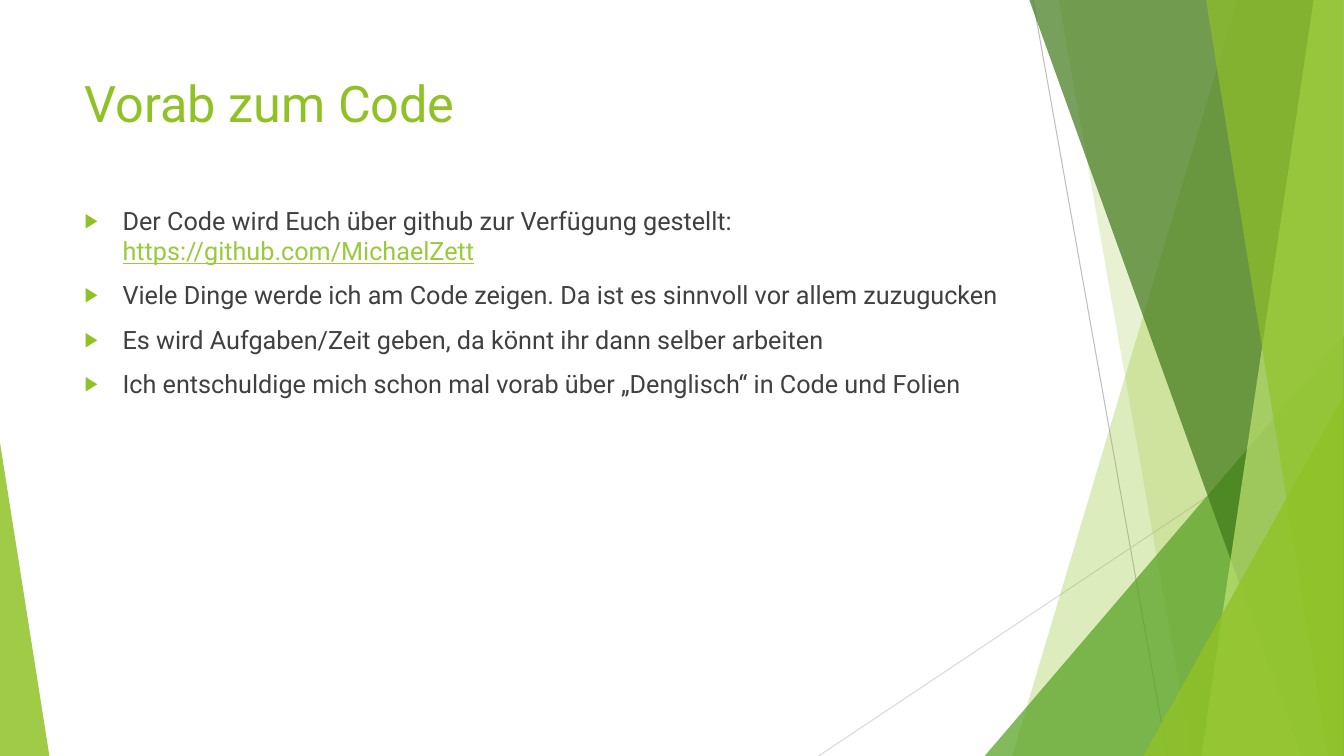
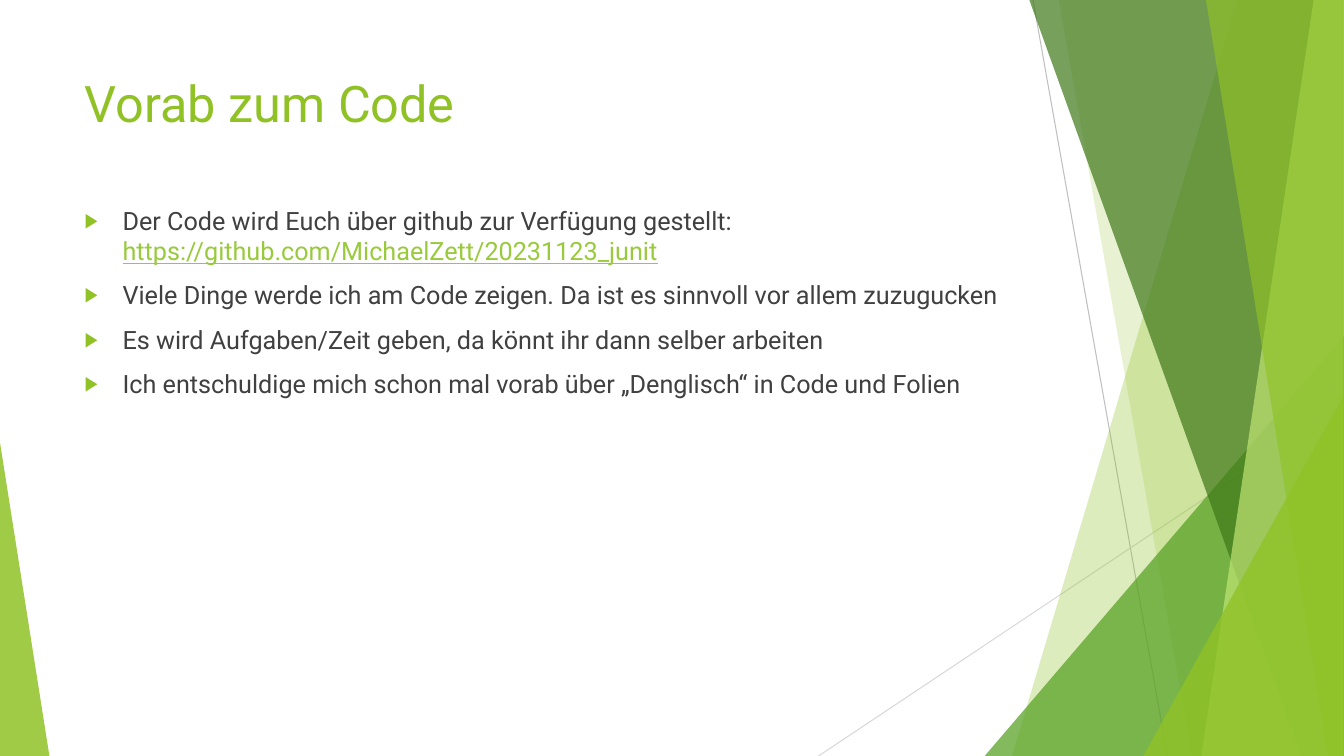
Before and after one commit to MichaelZett/20231123_junit, a slide deck: slide 30 of JUnit_intensiv.pptx. Drawn at 1344x756 pixels with LibreOffice and Linux fonts; fonts in the diff are those of the drawing. Boxes give left, top, right and bottom in pixels: in the first picture for what was removed or moved away, otherwise in the second. Text is boxed around its words. In the diff, an @@ line names an element or a change of style, - is before the commit and + after.

Commit message:
Add repo

```diff
--- a/JUnit_intensiv.pptx
+++ b/JUnit_intensiv.pptx
@@ text at (x1=123, y1=211, x2=732, y2=266): text changed @@
-▶ Der Code wird Euch über github zur Verfügung gestellt: https://github.com/MichaelZett
+▶ Der Code wird Euch über github zur Verfügung gestellt: https://github.com/MichaelZett/20231123_junit
```
